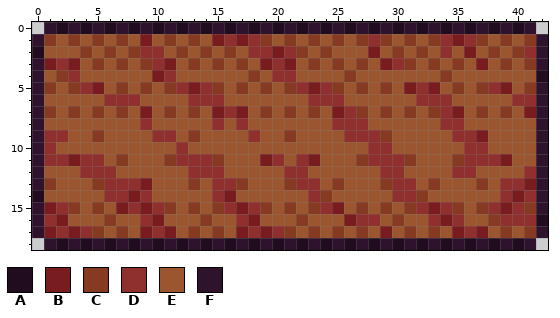
Two versions of one pixel-art file, wood_block_teat)big.aseprite. The first picture shows the starting point.
43x19 pixels, 1 frame.
Palette (. is transparent): A #210b1f  B #781c20  C #863a21  D #8f2f2e  E #9c562f  F #2f132d
Pixels before, first column x 0:
 0 .FAFAFAFAFAFAFAFAFAFAFAFAFAFAFAFAFAFAFAFAF.
 1 FCECECECEBECECEBDBDCECECECECDCECECDBDCECECF
 2 AEEECECECDDECECECEDDBDCECEEEBECECEDEBECECDF
 3 FBDBECECECDBECECECEBDBECECECEBDCECECEBECECF
 4 FECDEEEEEEBDEEEEEECEDDEEEECEEEEEEECEEEEEEEA
 5 FCECDBECECECDBDCECECECDBDCECECEBDBECECDBECF
 6 FEEEEEDDDEEEEDDDEEEEEEEDDDEEEEEEDDDEEEEEDDF
 7 FCECECECEBECECEBDBECECECEBDCECECECDBECECEBF
 8 FEEEEEEEEDEEEEEDEDEEEEEEEDDDEEEEEEDDEEEEEEF
 9 FDDEECEEEEDDECEEEEDEECEEEEDDDCEEEEEDDBEEEEF
10 FDEEEEEEEEEEDEEEEEEEEEEEEEEEDDEEEEEEDDEEEEF
11 FDDBDDECEEECDDDCEEEBDEDBEEECDDDCEEECDDDBEEF
12 FEEEDDDEEEEEEDDDEEEEEDDEEEEEEDDEEEEDDEEEEDF
13 FCEEECDDDBEEECEDDCEEECDDECEEECDDECEEECEDDBF
14 AEEEEEDDBDEEEEEDBEEEEEEDCEEEEEDDCEEEEEEDBDF
15 FBDCECEBDBDCECECDBDCECECDBECECECDBDCECDBDCF
16 FDBEEECEEDBEEECEEDBEEECEEEBDDECEEDBDEECDDDA
17 FBDBDCECEBDBECECEBDBDCECECECEBECECEBDBECECF
18 .FAFAFAFAFAFAFAFAFAFAFAFAFAFAFAFAFAFAFAFAF.
The same view after the edit:
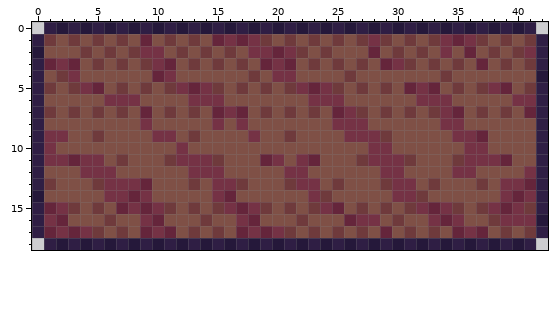
Change:
colour A: #210b1f -> #25183a
colour B: #781c20 -> #65253b
colour C: #863a21 -> #6f3a3c
colour D: #8f2f2e -> #753245
colour E: #9c562f -> #7f5046
colour F: #2f132d -> #2f1e44
